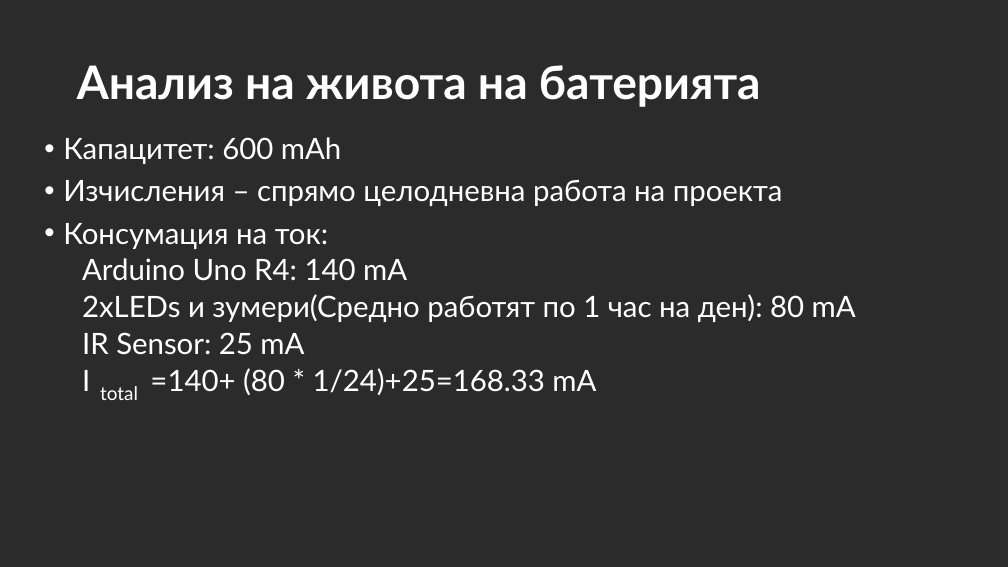
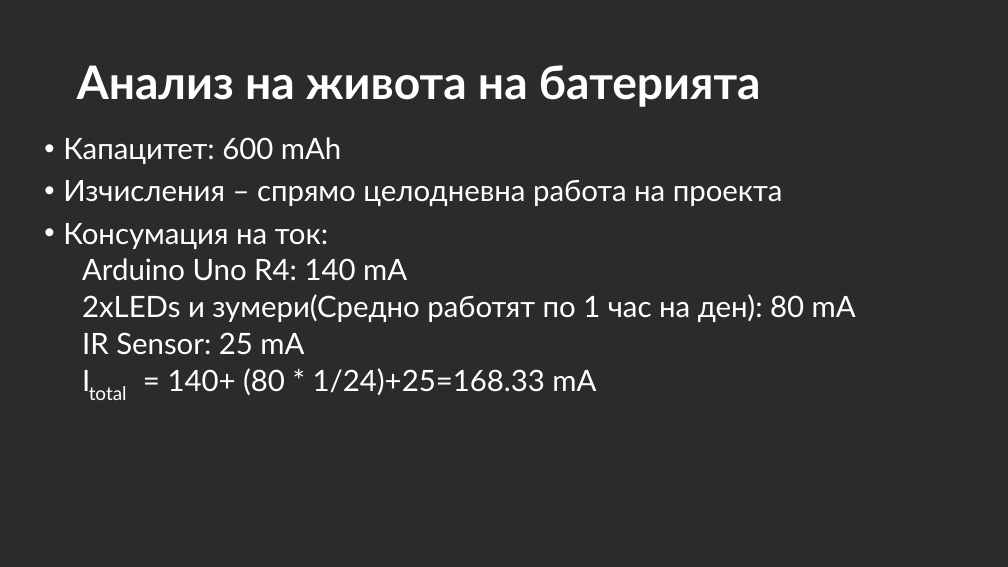
Before and after one commit to VicRattlehead502/Medicine-Man, a slide deck: slide 9 of Prezentaciq.pptx. Drawn at 1008x567 pixels with LibreOffice and Linux fonts; fonts in the diff are those of the drawing; background and template pictures are left out; a plain dark background stands for a picture behind light text. Boxes give left, top, right and bottom in pixels: in the first picture for what was removed or moved away, otherwise in the second. Text is boxed around its words. In the diff, an @@ line names an element or a change of style, - is before the commit and + after.

```diff
--- a/Prezentaciq.pptx
+++ b/Prezentaciq.pptx
@@ text at (82, 368, 596, 395): text changed @@
-  I =140+ (80 * 1/24)+25=168.33 mA
+I = 140+ (80 * 1/24)+25=168.33 mA
@@ text "total": place and size @@
-text "total" at (100, 386, 138, 400)
+text "total" at (89, 386, 127, 400)
```
Also in this commit, not shown: 3 other slides changed, 1 other file.
